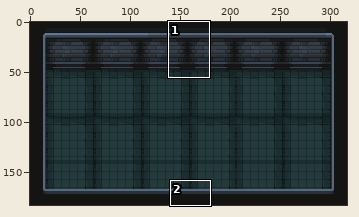
A sprite sheet gets an edit: Rougelike_Bullethell_Dungeon_Crawler/World/Rooms/room.png. The first picture is a wide view before the edit; the outline marks the close-up.
Close-up. The starting point:
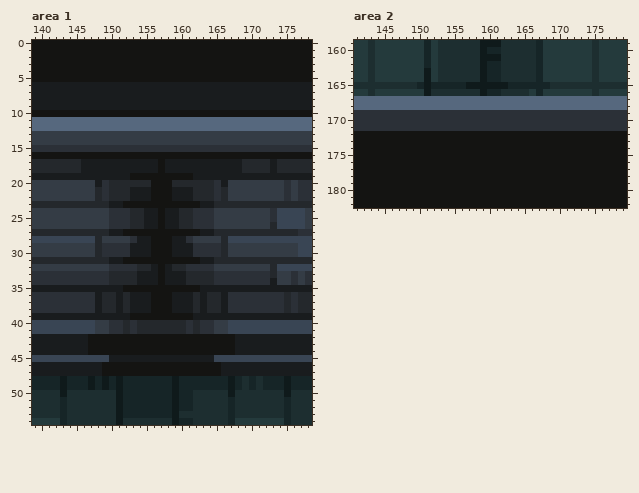
The file is 317x183 pixels. Shown: area 1: x 139..178, y 0..54; area 2: x 141..179, y 159..182.
The result:
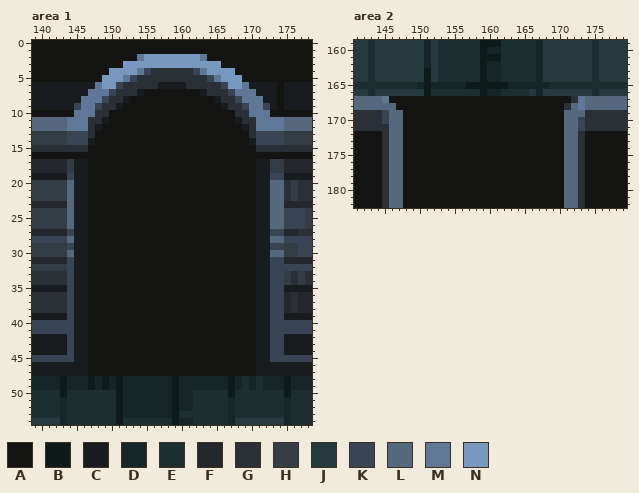
Palette (. is transparent): A #141412  B #0f1a1b  C #191c1e  D #162527  E #1d2e30  F #24282c  G #2b3037  H #343c45  J #243a3c  K #394554  L #56687e  M #607897  N #7998bf
Changes in this commit:
Area 1:
y 2: x 154..163 AAAAAAAAAA -> MNNNNNNNNM
y 3: x 152..165 AAAAAAAAAAAAAA -> NNNNNNNNNNNNNN
y 4: x 150..167 AAAAAAAAAAAAAAAAAA -> NNNNMKGGGGGGKMNNNN
y 5: x 149..168 AAAAAAAAAAAAAAAAAAAA -> NNNMKGGGGGGGGGGKMNNN
y 6: x 148..156 CCCCCCCCC -> MNNKGGGGG; x 161..169 CCCCCCCCC -> GGGGGKNNM; x 174 C -> A
y 7: x 147..153 CCCCCCC -> MMMKGGG; x 155..162 CCCCCCCC -> AAAAAAAA; x 164..170 CCCCCCC -> GGGKMMM; x 174 C -> A
y 8: x 146..151 CCCCCC -> MMMKGG; x 153..164 CCCCCCCCCCCC -> AAAAAAAAAAAA; x 166..171 CCCCCC -> GGKMMM; x 174 C -> A
y 9: x 145..150 CCCCCC -> KMMKGG; x 152..165 CCCCCCCCCCCCCC -> AAAAAAAAAAAAAA; x 167..172 CCCCCC -> GGKMMK; x 174 C -> A
y 10: x 145..149 AAAAA -> MMMGG; x 168..172 AAAAA -> GGMMM
y 11: x 144..174 LLLLLLLLLLLLLLLLLLLLLLLLLLLLLLL -> MMMGGCAAAAAAAAAAAAAAAAAACGGMMMM
y 12: x 144..174 LLLLLLLLLLLLLLLLLLLLLLLLLLLLLLL -> MMMGCAAAAAAAAAAAAAAAAAAAACGMMMM
y 13: x 144..174 HHHHHHHHHHHHHHHHHHHHHHHHHHHHHHH -> KKKGAAAAAAAAAAAAAAAAAAAAAAGKKKK
y 14: x 144..174 HHHHHHHHHHHHHHHHHHHHHHHHHHHHHHH -> KKKCAAAAAAAAAAAAAAAAAAAAAACKKKK
y 15: x 147..170 GGGGGGGGGGGGGGGGGGGGGGGG -> AAAAAAAAAAAAAAAAAAAAAAAA
y 17..18: x 144..145 FF -> HC; x 147..156 CCCCCCCCCC -> AAAAAAAAAA; x 158..174 CCCCCCCCCCCFFFFCF -> AAAAAAAAAAAAACCHH
y 19: x 144 C -> K; x 147..152 CCCCCC -> AAAAAA; x 162..170 CCCCCCCCC -> AAAAAAAAA; x 173..174 CC -> KK
y 20: x 144..155 HHHHCGFFFFFF -> LCCAAAAAAAAA; x 159..174 FFFFFFGCHHHHHHHH -> AAAAAAAAAAAACCLL
y 21..22: x 144..155 HHHHFGFFFCCC -> LCCAAAAAAAAA; x 159..174 CCCFFFGFHHHHHHHH -> AAAAAAAAAAAACCLL
y 23: x 144..151 FFFFFFCC -> LCCAAAAA; x 163..174 CCFFFFFFFFFF -> AAAAAAAACCLL
y 24..25: x 144..156 HHHHHHGGGFFCC -> LCCAAAAAAAAAA; x 158..174 CCFFGGGHHHHHHHHGK -> AAAAAAAAAAAAACCLL
y 26: x 144..156 HHHHHHGGGFFCC -> LCCAAAAAAAAAA; x 158..174 CCFFGGGHHHHHHHHFK -> AAAAAAAAAAAAACCLL
y 27: x 144..151 FFFFFFCC -> KCCAAAAA; x 163..174 CCFFFFFFFFFF -> AAAAAAAACCKK
y 28: x 144..155 KKKKFHHHHGCC -> LCCAAAAAAAAA; x 159..174 CCGHHHHFKKKKKKKK -> AAAAAAAAAAAACCLL
y 29: x 144..155 HHHHFGGGGCCC -> KCCAAAAAAAAA; x 159..174 CCCGGGGFHHHHHHHH -> AAAAAAAAAAAACCKK
y 30: x 144..155 HHHHFGGGGCCC -> LCCAAAAAAAAA; x 159..174 CCCGGGGFHHHHHHHH -> AAAAAAAAAAAACCLL
y 31: x 144..151 FFFFFFCC -> KCCAAAAA; x 163..174 CCFFFFFFFFFF -> AAAAAAAACCKK
y 32: x 144..156 HHHHHHGGGGFFC -> KCCAAAAAAAAAA; x 158..173 CFFGGGGHHHHHHHHF -> AAAAAAAAAAAAACCK
y 33: x 144..156 GGGGGGFFFFCCC -> KCCAAAAAAAAAA; x 158..174 CCCFFFFGGGGGGGGFH -> AAAAAAAAAAAAACCKK
y 34: x 144..156 GGGGGGFFFFCCC -> KCCAAAAAAAAAA; x 158..174 CCCFFFFGGGGGGGGCH -> AAAAAAAAAAAAACCKK
y 35: x 144 C -> K; x 147..151 CCCCC -> AAAAA; x 163..170 CCCCCCCC -> AAAAAAAA; x 173..174 CC -> KK
y 36..38: x 144..155 GGGGCFFCFCCC -> KCCAAAAAAAAA; x 159..174 CCCFCFFCGGGGGGGG -> AAAAAAAAAAAACCKK
y 39: x 144 C -> K; x 147..152 CCCCCC -> AAAAAA; x 162..170 CCCCCCCCC -> AAAAAAAAA; x 173..174 CC -> KK
y 40..41: x 145..172 KKKHHGGFGFFFFFFFGFGGHHKKKKKK -> CCAAAAAAAAAAAAAAAAAAAAAAAACC
y 42..44: x 144 C -> K; x 168..170 CCC -> AAA; x 173..174 CC -> KK
y 45: x 145..172 KKKKKCCCCCCCCCCCCCCCKKKKKKKK -> CCAAAAAAAAAAAAAAAAAAAAAAAACC
y 46..47: x 147..148 CC -> AA; x 166..170 CCCCC -> AAAAA
Area 2:
y 167: x 145..173 LLLLLLLLLLLLLLLLLLLLLLLLLLLLL -> MAAAAAAAAAAAAAAAAAAAAAAAAAAGM
y 168: x 147..171 LLLLLLLLLLLLLLLLLLLLLLLLL -> AAAAAAAAAAAAAAAAAAAAAAAAG; x 173 L -> M
y 169: x 145..173 GGGGGGGGGGGGGGGGGGGGGGGGGGGGG -> KLLAAAAAAAAAAAAAAAAAAAAAAALLL
y 170: x 145..173 GGGGGGGGGGGGGGGGGGGGGGGGGGGGG -> KLLAAAAAAAAAAAAAAAAAAAAAAALLK
y 171: x 146..173 GGGGGGGGGGGGGGGGGGGGGGGGGGGG -> LLAAAAAAAAAAAAAAAAAAAAAAALLK
y 172..182: x 145..147 AAA -> GLL; x 171..173 AAA -> LLG
